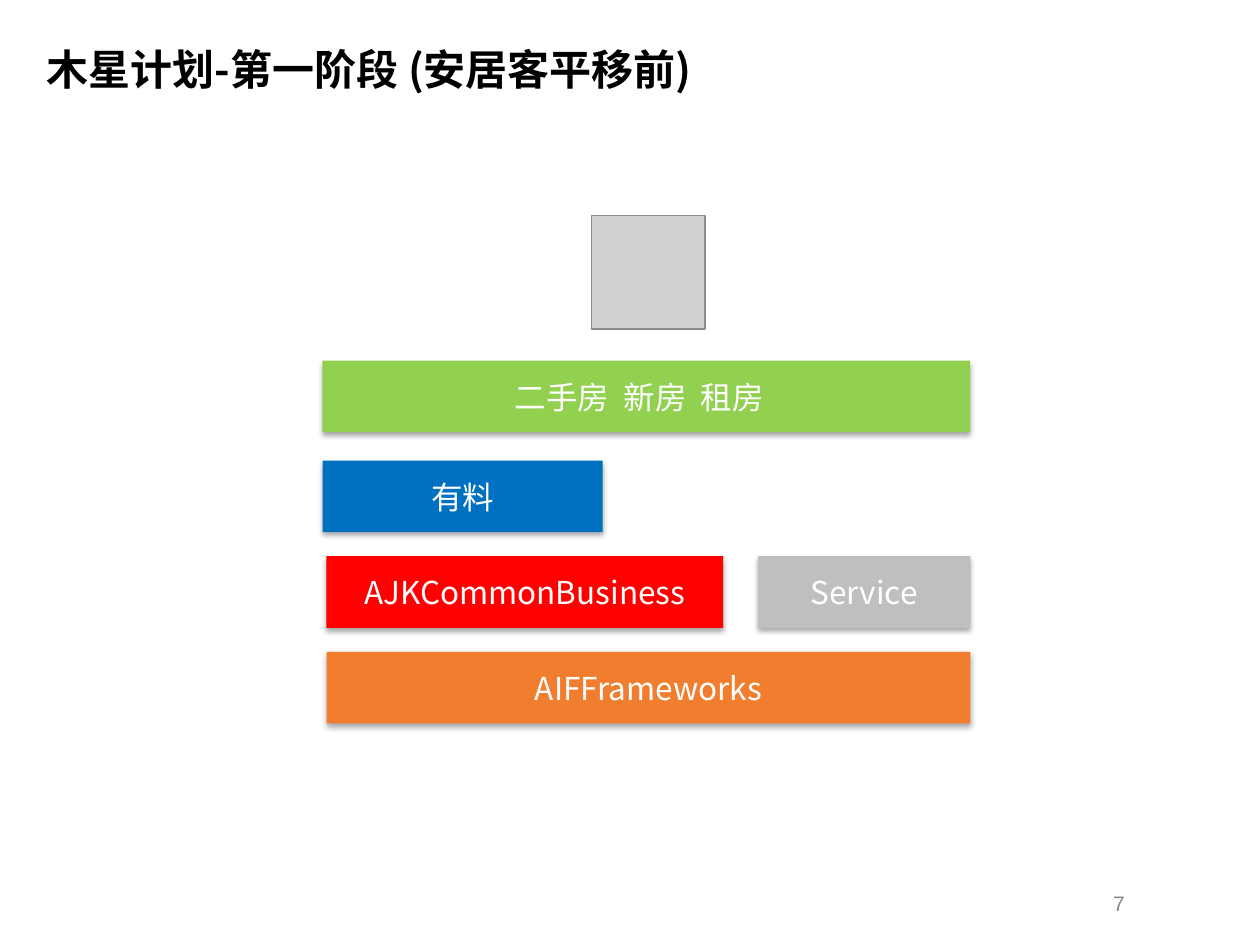
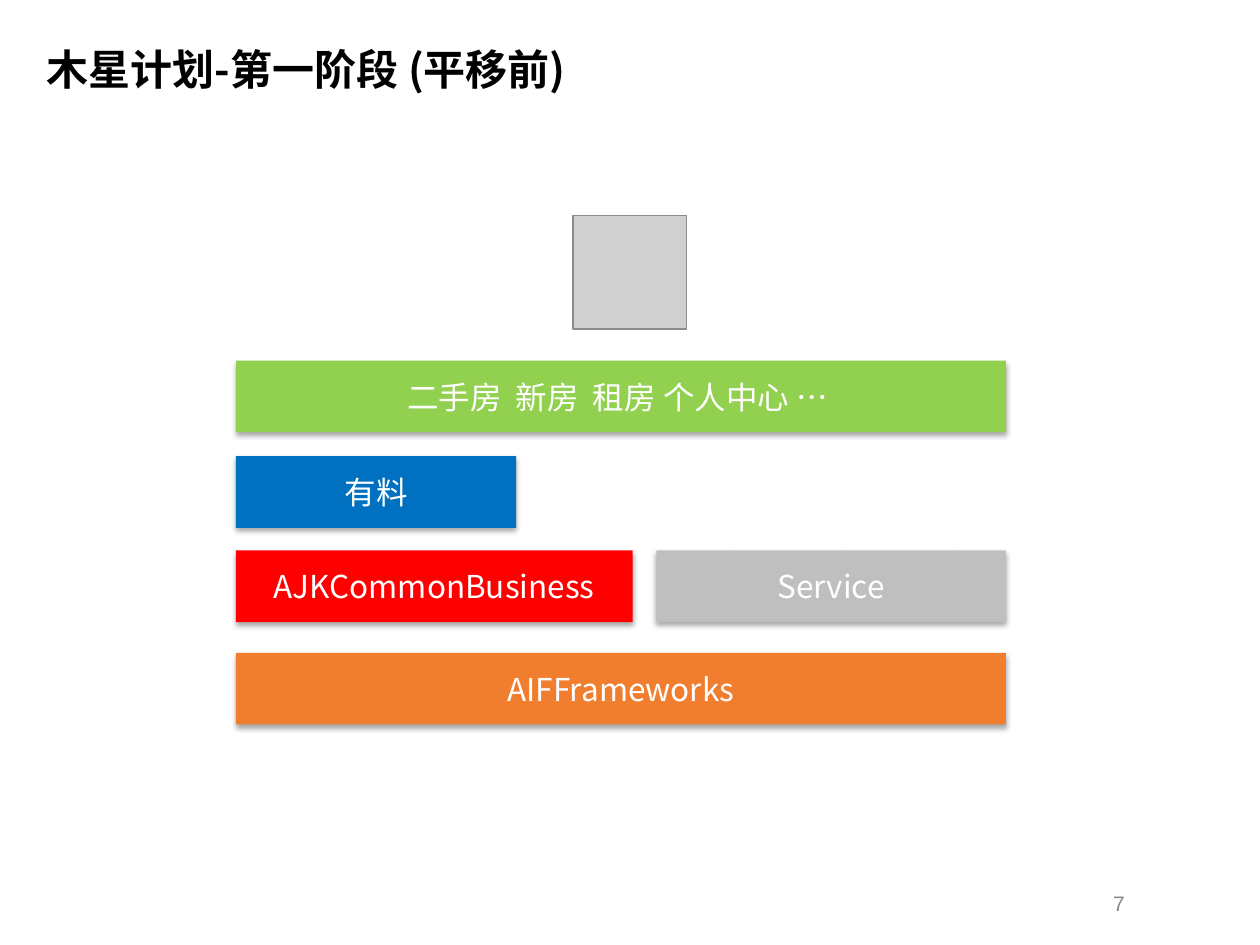
Before and after one commit to Geph0rce/Demo, a slide deck: slide 7 of documents/钱杰_2019年度总结述职报告.pptx. Drawn at 1260x945 pixels with LibreOffice and Linux fonts; fonts in the diff are those of the drawing; grey boxes stand for pictures; background and template pictures are left out. Boxes give left, top, right and bottom in pixels: in the first picture for what was removed or moved away, otherwise in the second. Text is boxed around its words. In the diff, an @@ line names an element or a change of style, - is before the commit and + after.

```diff
--- a/documents/钱杰_2019年度总结述职报告.pptx
+++ b/documents/钱杰_2019年度总结述职报告.pptx
@@ text at (x1=47, y1=49, x2=566, y2=94): text changed @@
-木星计划-第一阶段 (安居客平移前)
+木星计划-第一阶段 (平移前)
@@ picture moved from (x1=592, y1=215, x2=706, y2=329) to (x1=573, y1=215, x2=687, y2=329) @@
@@ rectangle "二手房 新房 租房 个人中心 …" resized from (x1=323, y1=360, x2=970, y2=432) to (x1=236, y1=360, x2=1005, y2=432) @@
@@ text in rectangle at (x1=407, y1=382, x2=789, y2=412): text changed @@
-二手房 新房 租房
+二手房 新房 租房 个人中心 …
@@ rectangle "有料" moved from (x1=323, y1=460, x2=602, y2=532) to (x1=236, y1=456, x2=515, y2=528) @@
@@ rectangle "AJKCommonBusiness" moved from (x1=326, y1=556, x2=723, y2=627) to (x1=236, y1=551, x2=633, y2=622) @@
@@ rectangle "Service" resized from (x1=759, y1=556, x2=970, y2=627) to (x1=656, y1=551, x2=1005, y2=622) @@
@@ rectangle "AIFFrameworks" resized from (x1=326, y1=651, x2=970, y2=723) to (x1=236, y1=653, x2=1005, y2=724) @@
```
Also in this commit, not shown: 8 slides added, 1 other file.
